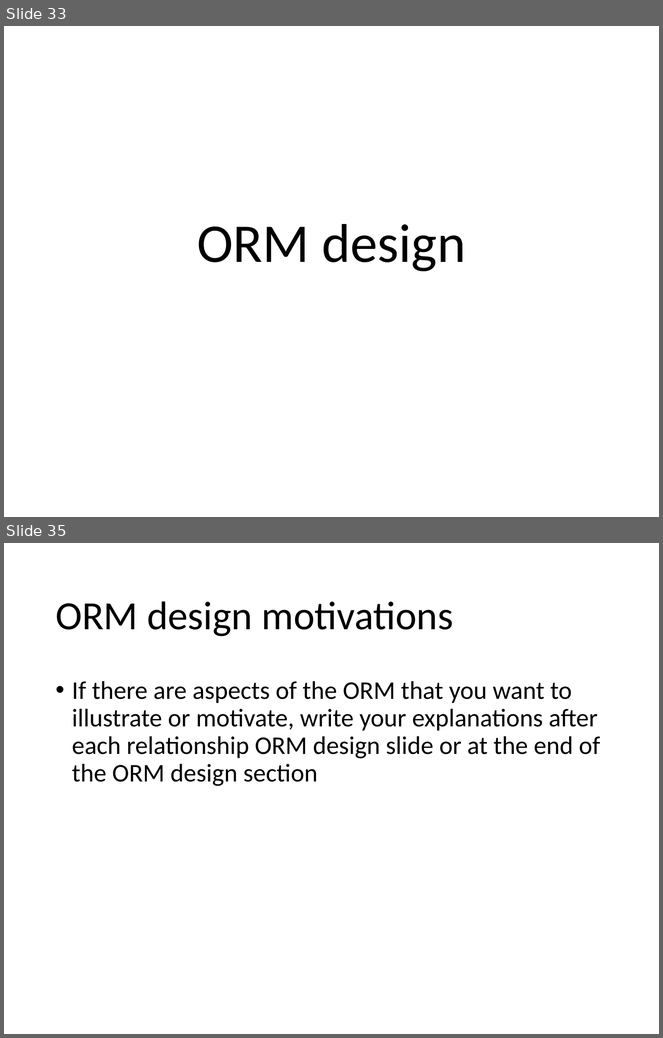
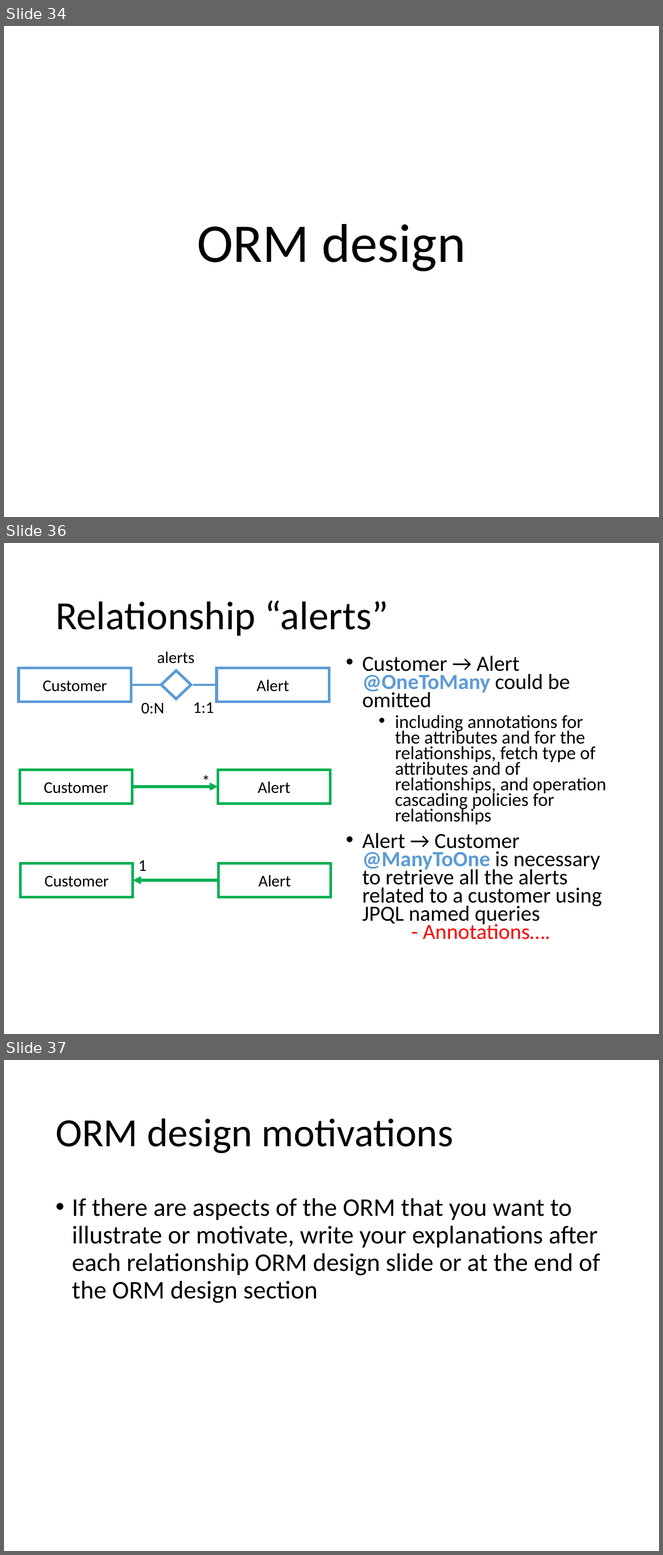
Before and after one commit to andrearestelli/db2-project, a slide deck: docs/documentation.pptx. Shown one above the other, each under a label of ours: slides 33 and 35 before the commit, slides 34, 36 and 37 after it; the slides between them are not shown. The pictures are 663x1038 and 663x1555 pixels, drawn with LibreOffice and Linux fonts; fonts in the diff are those of the drawing. Boxes give left, top, right and bottom in pixels: in the first picture for what was removed or moved away, otherwise in the second. Text is boxed around its words. In the diff, an @@ line names an element or a change of style, - is before the commit and + after.

```diff
--- a/docs/documentation.pptx
+++ b/docs/documentation.pptx
@@ slide 36 added at (4, 543, 659, 1034), background #FFFFFF @@
@@ title added at (55, 600, 389, 636), 44 pt, text #000000 @@
+Relationship “alerts”
@@ text added at (157, 652, 195, 664), 18 pt, text #000000 @@
+alerts
@@ text added at (362, 656, 606, 940), 23.8 pt, text #000000 @@
+• Customer → Alert
+  @OneToMany could be omitted
+  • including annotations for the attributes and for the relationships, fetch type of attributes and of relationships, and operation cascading policies for relationships
+• Alert → Customer
+  @ManyToOne is necessary to retrieve all the alerts related to a customer using JPQL named queries
+  - Annotations….
@@ rectangle added at (19, 668, 131, 702), fill #FFFFFF, outline #5B9BD5 3 pt, 18 pt, text #000000 @@
+Customer
@@ diamond added at (161, 671, 191, 700), fill #FFFFFF, outline #5B9BD5 3 pt @@
@@ rectangle added at (217, 668, 330, 702), fill #FFFFFF, outline #5B9BD5 3 pt, 18 pt, text #000000 @@
+Alert
@@ line added from (161, 685) to (131, 685), #5B9BD5 2.25 pt @@
@@ line added from (217, 685) to (193, 685), #5B9BD5 2.25 pt @@
@@ text added at (141, 703, 165, 714), 18 pt, text #000000 @@
+0:N
@@ text added at (193, 702, 214, 714), 18 pt, text #000000 @@
+1:1
@@ rectangle added at (20, 770, 132, 804), outline #00B050 3 pt, 18 pt, text #000000 @@
+Customer
@@ text added at (195, 768, 217, 794), 18 pt, text #000000 @@
+*
@@ rectangle added at (218, 770, 331, 804), outline #00B050 3 pt, 18 pt, text #000000 @@
+Alert
@@ arrow added from (132, 787) to (218, 787), #00B050 3 pt @@
@@ rectangle added at (21, 863, 133, 898), outline #00B050 3 pt, 18 pt, text #000000 @@
+Customer
@@ text added at (138, 860, 146, 871), 18 pt, text #000000 @@
+1
@@ rectangle added at (218, 863, 331, 898), outline #00B050 3 pt, 18 pt, text #000000 @@
+Alert
@@ arrow added from (218, 880) to (133, 880), #00B050 3 pt @@
@@ what was slide 33 is now slide 34 @@
@@ what was slide 35 is now slide 37 @@
```
Also in this commit, not shown: 1 slide changed, 1 other slide added.
